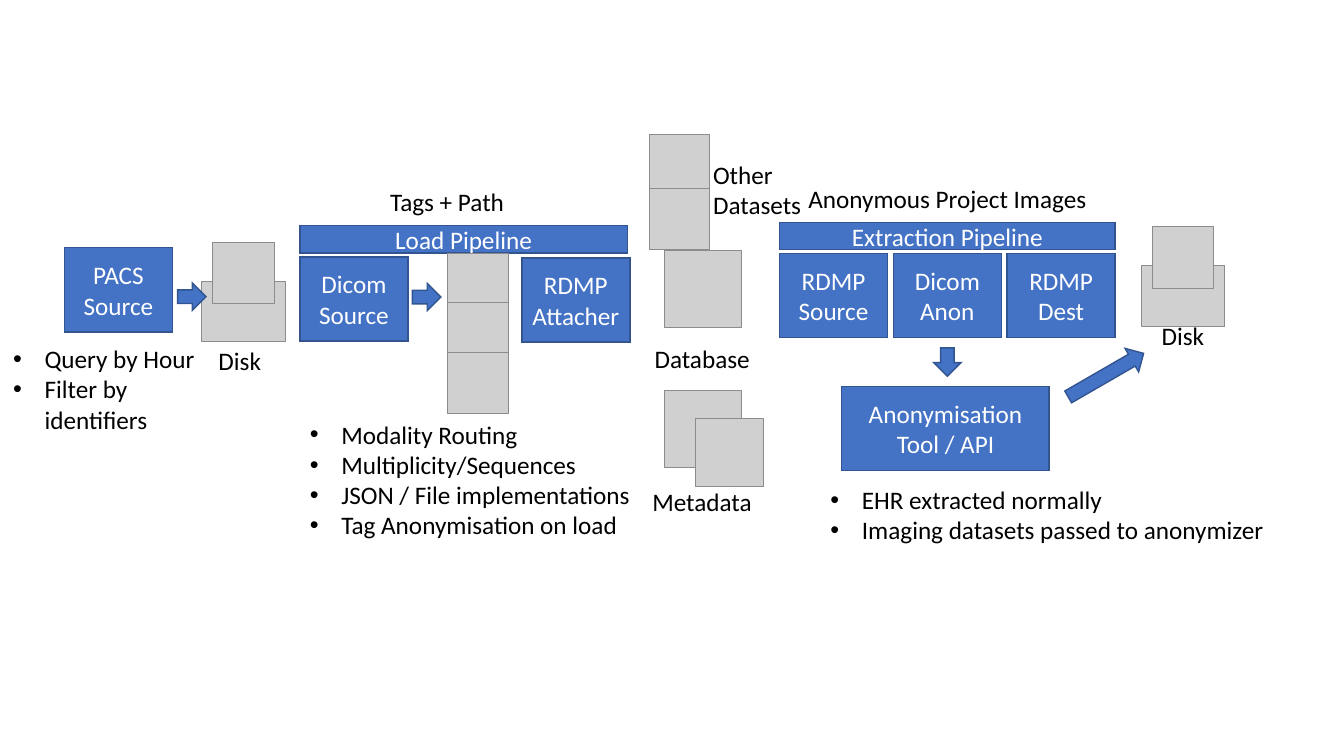
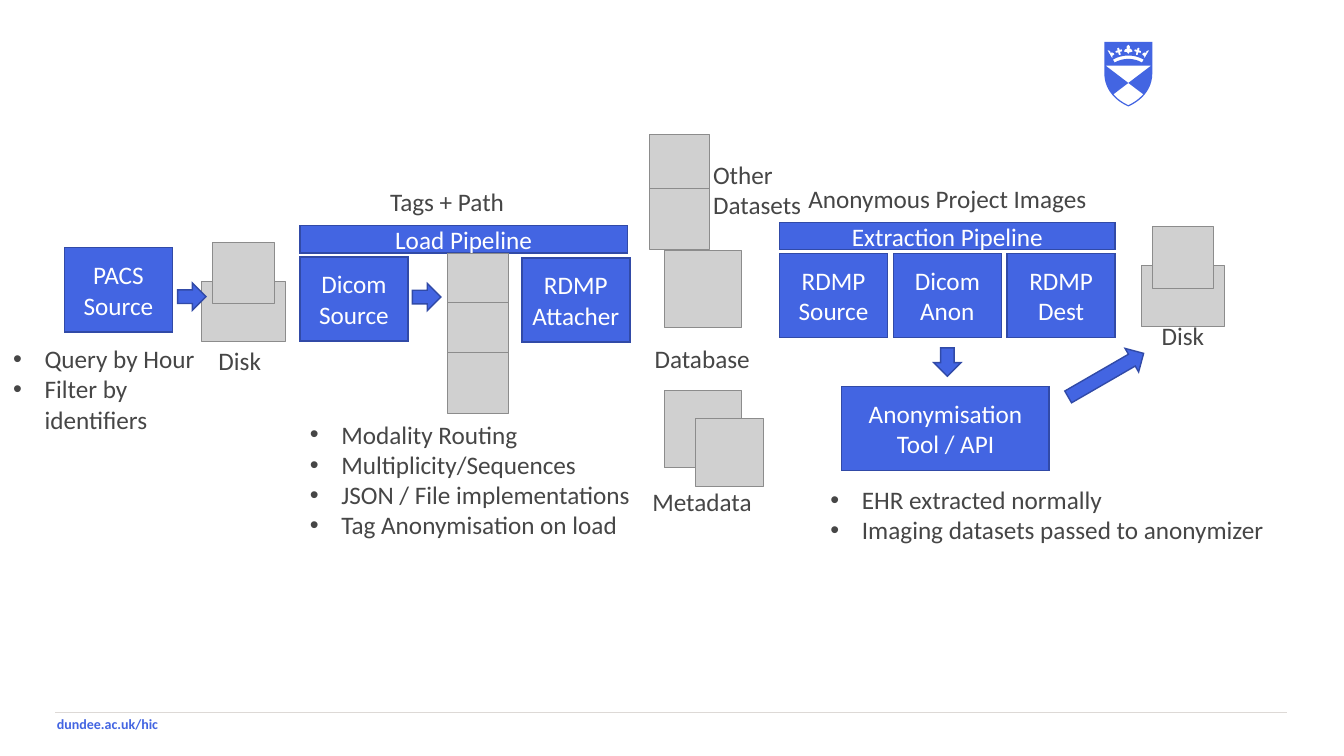
Before and after one commit to SMI/RdmpDicom, a slide deck: slide 5 of Documentation/RdmpDicomPresentation.pptx. Drawn at 1344x756 pixels with LibreOffice and Linux fonts; fonts in the diff are those of the drawing; grey boxes stand for pictures; background and template pictures are left out. Boxes give left, top, right and bottom in pixels: in the first picture for what was removed or moved away, otherwise in the second. Text is boxed around its words. In the diff, an @@ line names an element or a change of style, - is before the commit and + after.

Commit message:
HDR-317 Changed to HIC theme and added class diagrams / future goals

```diff
--- a/Documentation/RdmpDicomPresentation.pptx
+++ b/Documentation/RdmpDicomPresentation.pptx
@@ freeform shape added at [1105, 42, 1153, 107], fill #4365E2 @@
@@ fill #4472C4 to #4365E2; outline #325491 1 pt to #324BA7 1 pt in 13 elements at [779, 223, 1115, 250], [779, 254, 887, 339], [1007, 254, 1115, 339], [893, 254, 1001, 339], [842, 386, 1050, 471], [300, 226, 628, 253], [300, 257, 408, 342], [522, 258, 630, 343], [65, 248, 172, 333], [934, 348, 961, 377], [1062, 342, 1150, 409], [412, 283, 441, 311], [177, 283, 206, 311] @@
@@ text colour #000000 to #464646 in 10 elements at [1162, 324, 1205, 345], [808, 190, 1087, 213], [862, 491, 1263, 544], [390, 193, 504, 216], [218, 352, 261, 370], [655, 350, 750, 368], [652, 493, 751, 511], [341, 426, 629, 539], [713, 166, 801, 214], [45, 350, 194, 429] @@
@@ line added from (55, 713) to (1288, 713), #DDD9D6 0.25 pt @@
@@ text added at [57, 719, 158, 730], 10 pt, text #4365E2, bold @@
+dundee.ac.uk/hic
```
Also in this commit, not shown: 6 other slides changed, 5 slides added.
